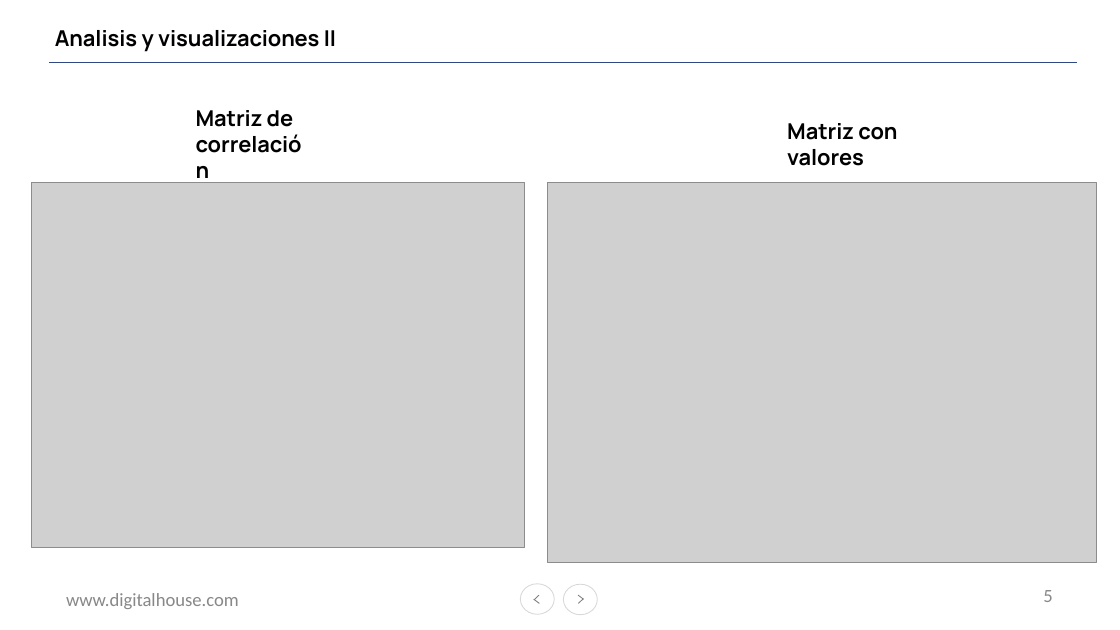
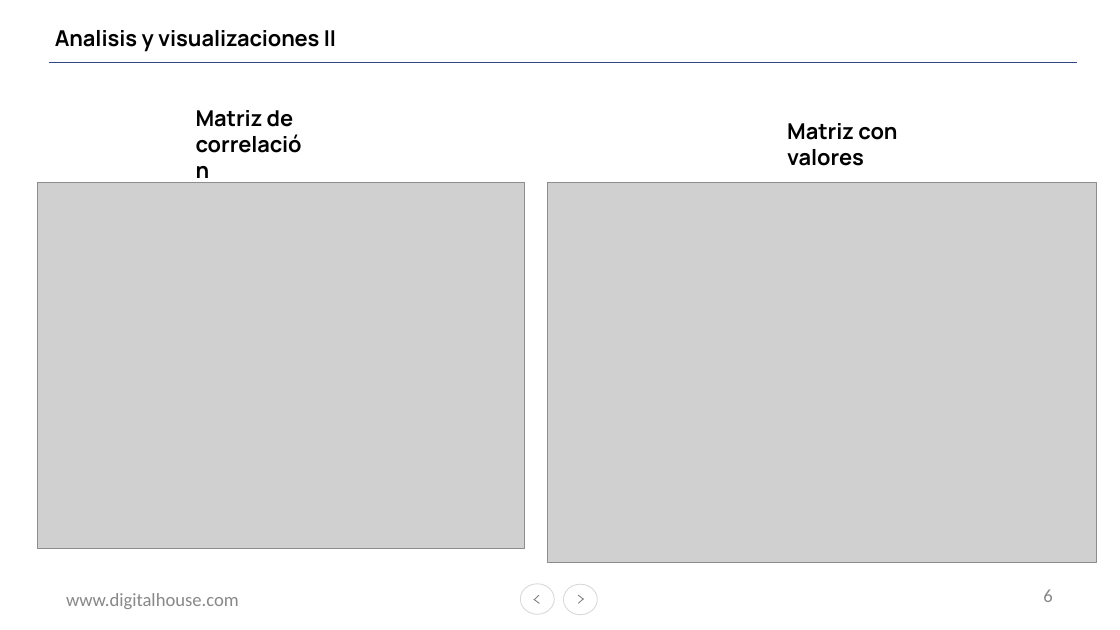
Before and after one commit to DSDHGrupo8/master, a slide deck: slide 6 of G8DS.pptx (slide 5 before the commit). Drawn at 1120x630 pixels with LibreOffice and Linux fonts; fonts in the diff are those of the drawing; grey boxes stand for pictures; background and template pictures are left out. Boxes give left, top, right and bottom in pixels: in the first picture for what was removed or moved away, otherwise in the second. Text is boxed around its words. In the diff, an @@ line names an element or a change of style, - is before the commit and + after.

```diff
--- a/G8DS.pptx
+++ b/G8DS.pptx
@@ picture: place and size @@
-picture at [32,182,525,548]
+picture at [37,182,524,549]
@@ page number at [1043,589,1052,602]: text changed @@
-5
+6
```
Also in this commit, not shown: 1 slide added.
